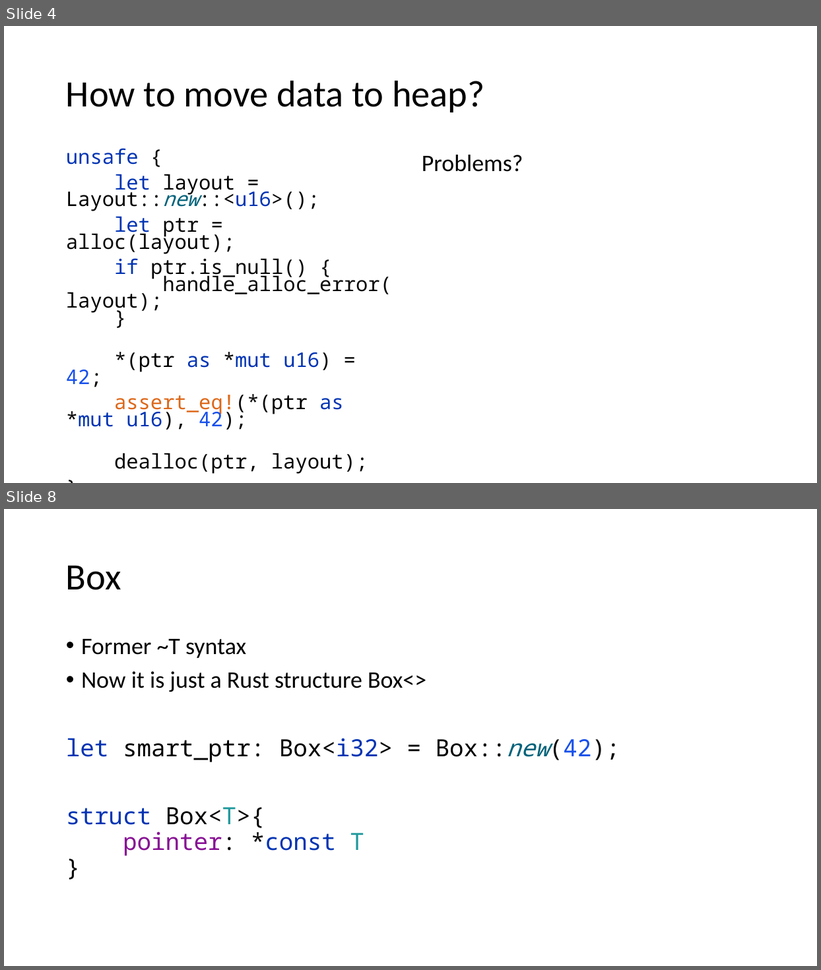
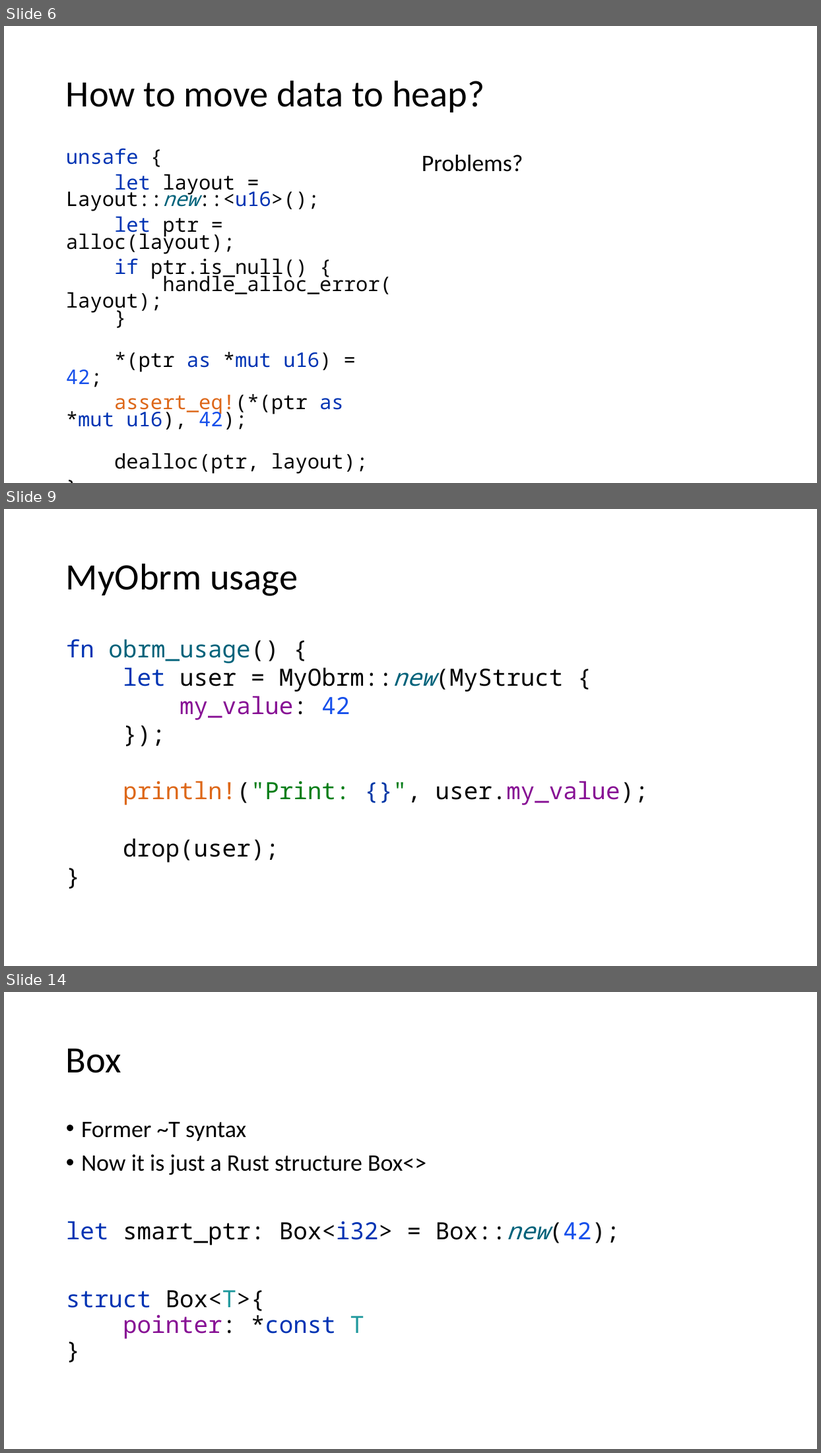
Before and after one commit to kugushev/course-rust-basics, a slide deck: pres/04-SmartPointers.pptx. Shown one above the other, each under a label of ours: slides 4 and 8 before the commit, slides 6, 9 and 14 after it; the slides between them are not shown. The pictures are 821x970 and 821x1453 pixels, drawn with LibreOffice and Linux fonts; fonts in the diff are those of the drawing. Boxes give left, top, right and bottom in pixels: in the first picture for what was removed or moved away, otherwise in the second. Text is boxed around its words. In the diff, an @@ line names an element or a change of style, - is before the commit and + after.

```diff
--- a/pres/04-SmartPointers.pptx
+++ b/pres/04-SmartPointers.pptx
@@ slide 9 added at box(4, 509, 817, 966), background #FFFFFF @@
@@ rectangle added at box(4, 512, 16, 537), fill #FFFFFF @@
@@ title added at box(66, 563, 298, 596), 44 pt, text #000000 @@
+MyObrm usage
@@ text added at box(66, 639, 649, 863), 28 pt, text #000000 @@
+fn obrm_usage() {
+let user = MyObrm::new(MyStruct {
+my_value: 42
+});
+println!("Print: {}", user.my_value);
+drop(user);
+}
@@ what was slide 4 is now slide 6 @@
@@ what was slide 8 is now slide 14 @@
```
Also in this commit, not shown: 1 slide changed, 5 other slides added, 3 other files.
